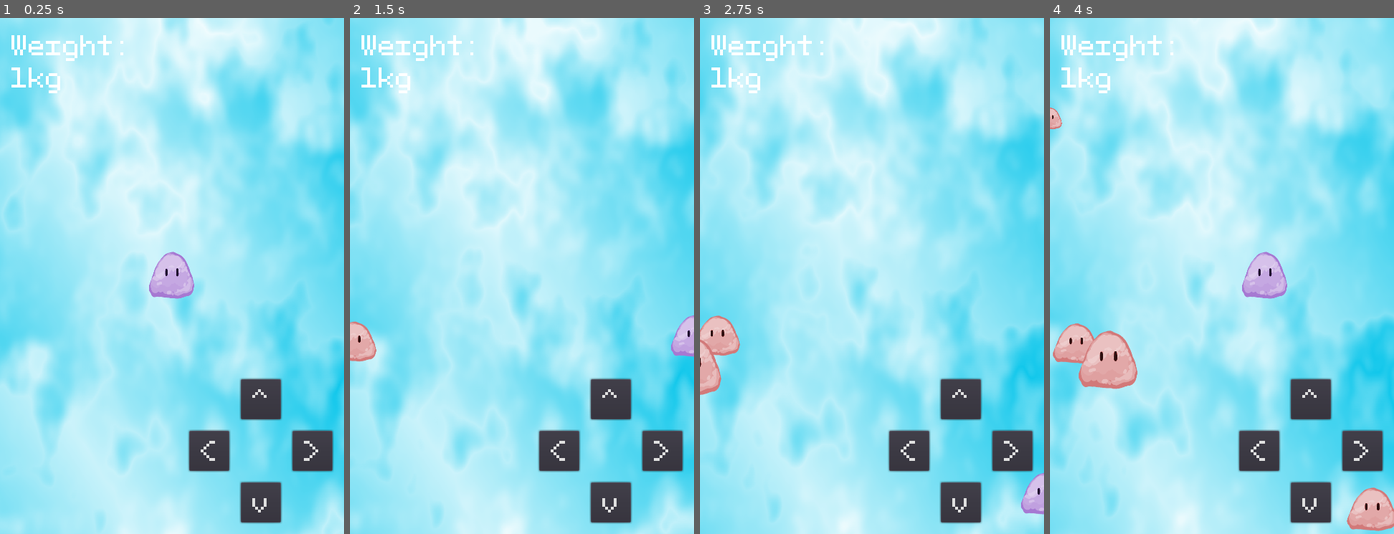
Above: before the commit, frames 1-4 (left to right).
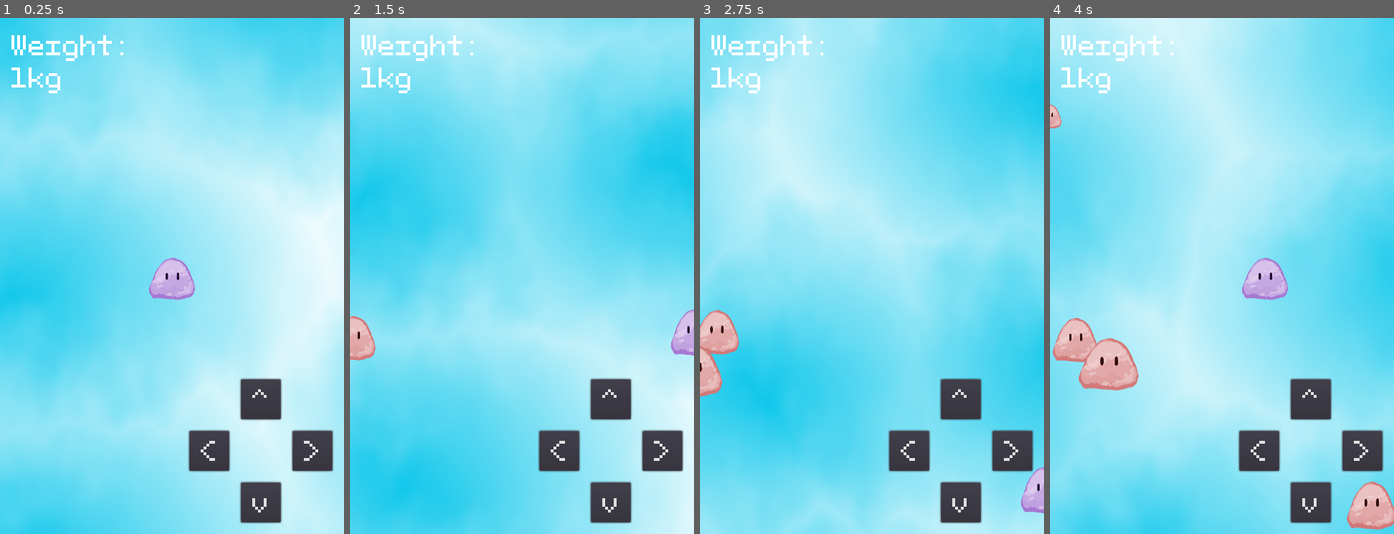
Above: after the commit, the same moments.

Repository: Demborg/scale_of_life
Game: Godot game, scene res://Main.tscn
The game is run twice, just before and just after one commit, with the same random seed, the same clock (stepped at 60 frames per second) and the same inputs.
Inputs:
- Up to frame 1 (0.25 s): no input
- Up to frame 2 (1.5 s): hold Right (ui_right) 0.53-1.28 s; hold Down (ui_down) from 1.28 s (still down)
- Up to frame 3 (2.75 s): release Down (ui_down) at 2.03 s; hold Right (ui_right) from 2.03 s (still down)
- Up to frame 4 (4 s): release Right (ui_right) at 2.78 s; hold Up (ui_up) 2.78-3.53 s; hold Left (ui_left) from 3.53 s (still down)

The runs differ from the first frame. In frame 1, 77% of the frame differs, in the area x 0-100%, y 0-100%; in frame 2, 72%; in frame 3, 59%; in frame 4, 58%.

Commit message:
improve water effect somehat

Diff:
--- a/Main.tscn
+++ b/Main.tscn
@@ -15,6 +15,7 @@
 [sub_resource type="ShaderMaterial" id=3]
 shader = ExtResource( 5 )
 shader_param/scale = 1.0
+shader_param/noise_vel = Vector2( 0.1, 0.3 )
 shader_param/NOISE_PATTERN = SubResource( 4 )
 
 [sub_resource type="Curve2D" id=1]
--- a/Other.tscn
+++ b/Other.tscn
@@ -32,6 +32,7 @@
 [node name="AnimatedSprite" type="AnimatedSprite" parent="Node2D"]
 scale = Vector2( 0.28302, 0.376345 )
 frames = SubResource( 1 )
+frame = 1
 playing = true
 
 [connection signal="screen_exited" from="VisibilityNotifier2D" to="." method="_on_VisibilityNotifier2D_screen_exited"]
--- a/Player.tscn
+++ b/Player.tscn
@@ -31,6 +31,7 @@
 [node name="AnimatedSprite" type="AnimatedSprite" parent="Node2D"]
 scale = Vector2( 0.306083, 0.423965 )
 frames = SubResource( 1 )
+frame = 1
 playing = true
 
 [node name="AudioStreamPlayer" type="AudioStreamPlayer" parent="."]
--- a/Water.gdshader
+++ b/Water.gdshader
@@ -4,6 +4,7 @@
 
 uniform sampler2D NOISE_PATTERN;
 
+uniform vec2 noise_vel = vec2(0.1, 0.3);
 
 vec2 random(vec2 uv) {
 	return vec2(fract(sin(dot(uv.xy,
@@ -33,7 +34,7 @@
 
 void fragment() {
 	vec2 uv_scaled = scale * UV;
-	vec2 offset = texture(NOISE_PATTERN, uv_scaled + TIME * vec2(0.03, 0.01)).xy;
-	float worley = worley(uv_scaled + offset, 1.0, 2.0);
+	vec2 offset = texture(NOISE_PATTERN, uv_scaled + TIME * noise_vel).xy * 0.2;
+	float worley = worley(uv_scaled - TIME * noise_vel + offset, 1.0, 2.0);
 	COLOR = vec4(1, 1, 1, worley);
 }
